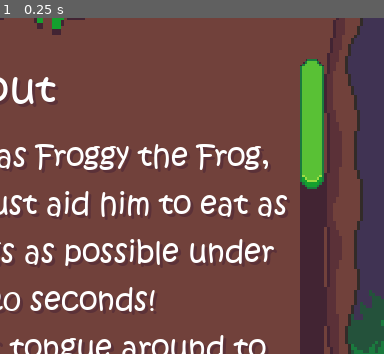
Above: before the commit, frame 1.
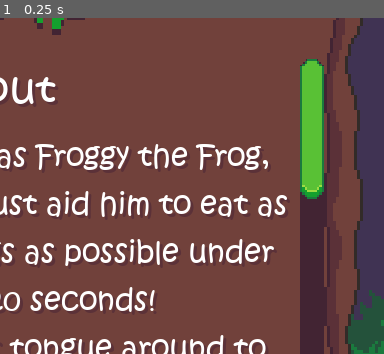
Above: after the commit, the same moment.

Repository: DeanAbad/menu
Game: Godot game, scene res://Help.tscn
Two runs of this game, one before a commit and one after it. Both use one fixed random seed, a clock stepped at 60 frames per second and the inputs below. This scene is started directly instead of the project's main scene.
Inputs:
- Up to frame 1 (0.25 s): no input
The pictures show only the part of the screen within x 50-100%, y 23-73%; the shares and areas given below are measured in that part.

The runs differ from the first frame. In frame 1, 0.3% of the frame differs, in the area x 78-85%, y 46-54%.

Commit message:
removed Software&Assets and Software scenes

Diff:
--- a/Help.tscn
+++ b/Help.tscn
@@ -9,7 +9,6 @@
 [ext_resource path="res://Assets/Resources/Theme.tres" type="Theme" id=7]
 [ext_resource path="res://Assets/Textures/main_menu_tree_trunk.png" type="Texture" id=8]
 [ext_resource path="res://Assets/Textures/submenu_back_button.png" type="Texture" id=9]
-[ext_resource path="res://Assets/Textures/flat_icon_software.png" type="Texture" id=10]
 [ext_resource path="res://Assets/Textures/main_menu_grasses.png" type="Texture" id=11]
 [ext_resource path="res://Assets/Textures/main_menu_leaves.png" type="Texture" id=12]
 
@@ -42,20 +41,6 @@
 extra_spacing_top = 2
 font_data = ExtResource( 1 )
 
-[sub_resource type="DynamicFont" id=1]
-size = 10
-use_mipmaps = true
-use_filter = true
-extra_spacing_bottom = -6
-font_data = ExtResource( 1 )
-
-[sub_resource type="DynamicFont" id=8]
-size = 10
-use_mipmaps = true
-use_filter = true
-extra_spacing_bottom = 1
-font_data = ExtResource( 1 )
-
 [sub_resource type="AtlasTexture" id=4]
 atlas = ExtResource( 9 )
 region = Rect2( 0, 0, 43, 24 )
@@ -160,7 +145,7 @@
 
 [node name="Items" type="VBoxContainer" parent="Credits/Header&Contents/Contents/Scroll"]
 margin_right = 208.0
-margin_bottom = 776.0
+margin_bottom = 646.0
 mouse_filter = 2
 input_pass_on_modal_close_click = false
 size_flags_horizontal = 3
@@ -394,108 +379,6 @@
 Hitting Froggy's own tongue or an object will retract it automatically, so be careful!
 
 Lastly, beware of the Stinkbugs. They are not tasty, they stink, and will cost you some points."
-scroll_active = false
-deselect_on_focus_loss_enabled = false
-
-[node name="Software&Assets" type="MarginContainer" parent="Credits/Header&Contents/Contents/Scroll/Items"]
-margin_top = 650.0
-margin_right = 208.0
-margin_bottom = 670.0
-rect_min_size = Vector2( 0, 20 )
-mouse_filter = 2
-input_pass_on_modal_close_click = false
-
-[node name="Text" type="RichTextLabel" parent="Credits/Header&Contents/Contents/Scroll/Items/Software&Assets"]
-margin_right = 208.0
-margin_bottom = 20.0
-size_flags_vertical = 3
-custom_colors/font_color_shadow = Color( 0.356863, 0.192157, 0.219608, 1 )
-custom_fonts/normal_font = SubResource( 7 )
-bbcode_enabled = true
-bbcode_text = "[center]Software & Assets[/center]"
-meta_underlined = false
-text = "Software & Assets"
-scroll_active = false
-deselect_on_focus_loss_enabled = false
-
-[node name="Software" type="HBoxContainer" parent="Credits/Header&Contents/Contents/Scroll/Items"]
-margin_top = 674.0
-margin_right = 208.0
-margin_bottom = 776.0
-mouse_filter = 2
-input_pass_on_modal_close_click = false
-
-[node name="FlatIcon" type="TextureRect" parent="Credits/Header&Contents/Contents/Scroll/Items/Software"]
-margin_right = 102.0
-margin_bottom = 102.0
-mouse_filter = 2
-input_pass_on_modal_close_click = false
-texture = ExtResource( 10 )
-
-[node name="Names" type="MarginContainer" parent="Credits/Header&Contents/Contents/Scroll/Items/Software"]
-margin_left = 106.0
-margin_right = 208.0
-margin_bottom = 102.0
-mouse_filter = 2
-input_pass_on_modal_close_click = false
-size_flags_horizontal = 3
-custom_constants/margin_top = 12
-custom_constants/margin_left = -14
-
-[node name="List" type="HBoxContainer" parent="Credits/Header&Contents/Contents/Scroll/Items/Software/Names"]
-margin_left = -14.0
-margin_top = 12.0
-margin_right = 102.0
-margin_bottom = 102.0
-size_flags_horizontal = 3
-
-[node name="Bullets" type="RichTextLabel" parent="Credits/Header&Contents/Contents/Scroll/Items/Software/Names/List"]
-margin_right = 21.0
-margin_bottom = 90.0
-mouse_filter = 2
-input_pass_on_modal_close_click = false
-size_flags_horizontal = 3
-size_flags_stretch_ratio = 0.24
-custom_colors/font_color_shadow = Color( 0.356863, 0.192157, 0.219608, 1 )
-custom_constants/shadow_offset_y = 1
-custom_fonts/normal_font = SubResource( 1 )
-bbcode_enabled = true
-bbcode_text = "[img]res://Assets/Textures/software_icon_godot.png[/img]
-[img]res://Assets/Textures/software_icon_aseprite.png[/img]
-[img]res://Assets/Textures/software_icon_DAWs_placeholder.png[/img]
-[img]res://Assets/Textures/asset_icon_font.png[/img]
-[img]res://Assets/Textures/asset_icon_font.png[/img]"
-meta_underlined = false
-text = "
-
-
-
-"
-scroll_active = false
-deselect_on_focus_loss_enabled = false
-
-[node name="Items" type="RichTextLabel" parent="Credits/Header&Contents/Contents/Scroll/Items/Software/Names/List"]
-margin_left = 25.0
-margin_right = 116.0
-margin_bottom = 90.0
-mouse_filter = 2
-input_pass_on_modal_close_click = false
-size_flags_horizontal = 3
-custom_colors/font_color_shadow = Color( 0.356863, 0.192157, 0.219608, 1 )
-custom_constants/shadow_offset_y = 1
-custom_fonts/normal_font = SubResource( 8 )
-bbcode_enabled = true
-bbcode_text = "Godot
-Aseprite
-DAWs here!
-Kristen ITC Font
-Other font here!"
-meta_underlined = false
-text = "Godot
-Aseprite
-DAWs here!
-Kristen ITC Font
-Other font here!"
 scroll_active = false
 deselect_on_focus_loss_enabled = false
 
Not shown: 1 places in Help.tscn that only renumber resources
